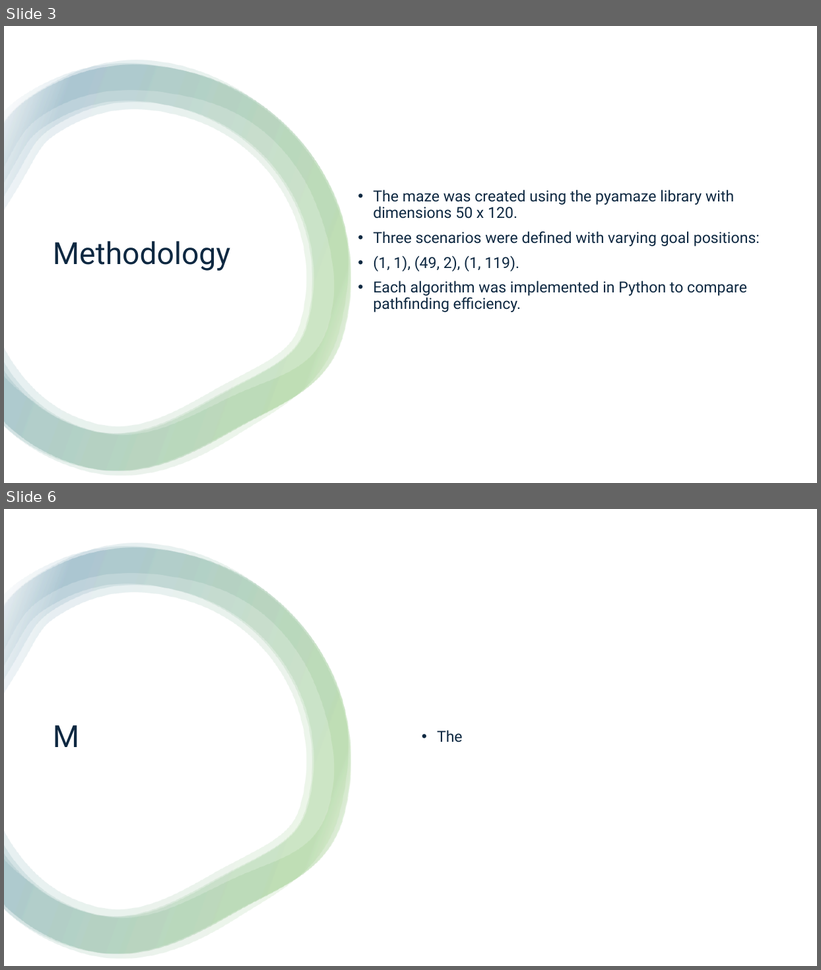
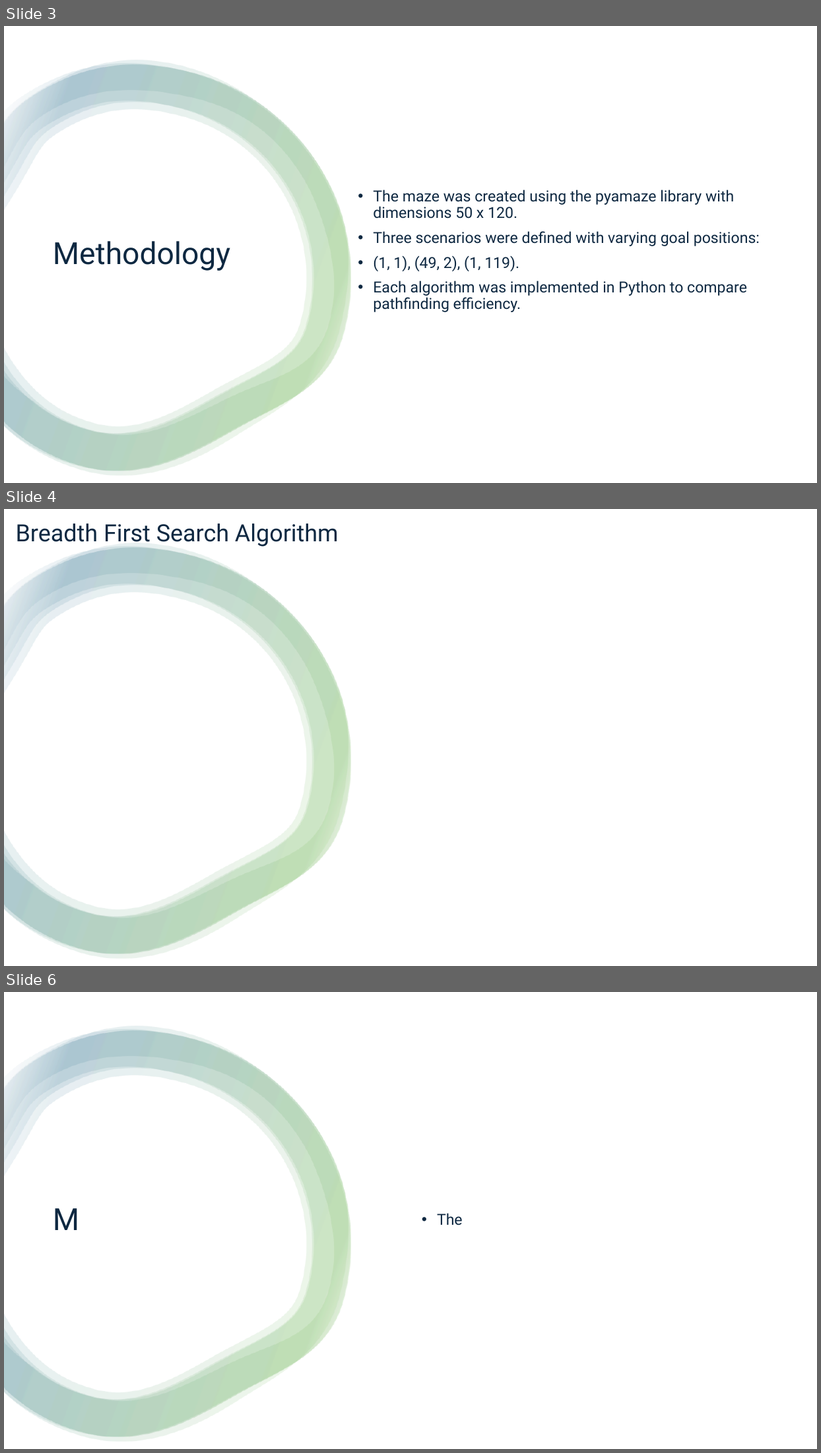
Before and after one commit to Krishna-1996/Master-In-AI, a slide deck: Foundation of Artificial Intelligence/My Project Work/ICA2 Project Coding Jupyter_Notebook/Final_ICA/ICA_Presentation.pptx. Shown one above the other, each under a label of ours: slides 3 and 6 before the commit, slides 3, 4 and 6 after it; the slides between them are not shown. The pictures are 821x970 and 821x1453 pixels, drawn with LibreOffice and Linux fonts; fonts in the diff are those of the drawing. Boxes give left, top, right and bottom in pixels: in the first picture for what was removed or moved away, otherwise in the second. Text is boxed around its words. In the diff, an @@ line names an element or a change of style, - is before the commit and + after.

```diff
--- a/Foundation of Artificial Intelligence/My Project Work/ICA2 Project Coding Jupyter_Notebook/Final_ICA/ICA_Presentation.pptx
+++ b/Foundation of Artificial Intelligence/My Project Work/ICA2 Project Coding Jupyter_Notebook/Final_ICA/ICA_Presentation.pptx
@@ slide 4 added at <box>4,509,817,966</box>, background #FFFFFF @@
@@ rectangle added at <box>4,509,817,966</box>, fill #FFFFFF @@
@@ title added at <box>16,524,339,547</box>, 28 pt, text #0E2841 @@
+Breadth First Search Algorithm
@@ group added at <box>4,543,351,959</box>: 4 freeform shapes @@
```
Also in this commit, not shown: 2 slides changed, 1 slide removed, 3 other files.
